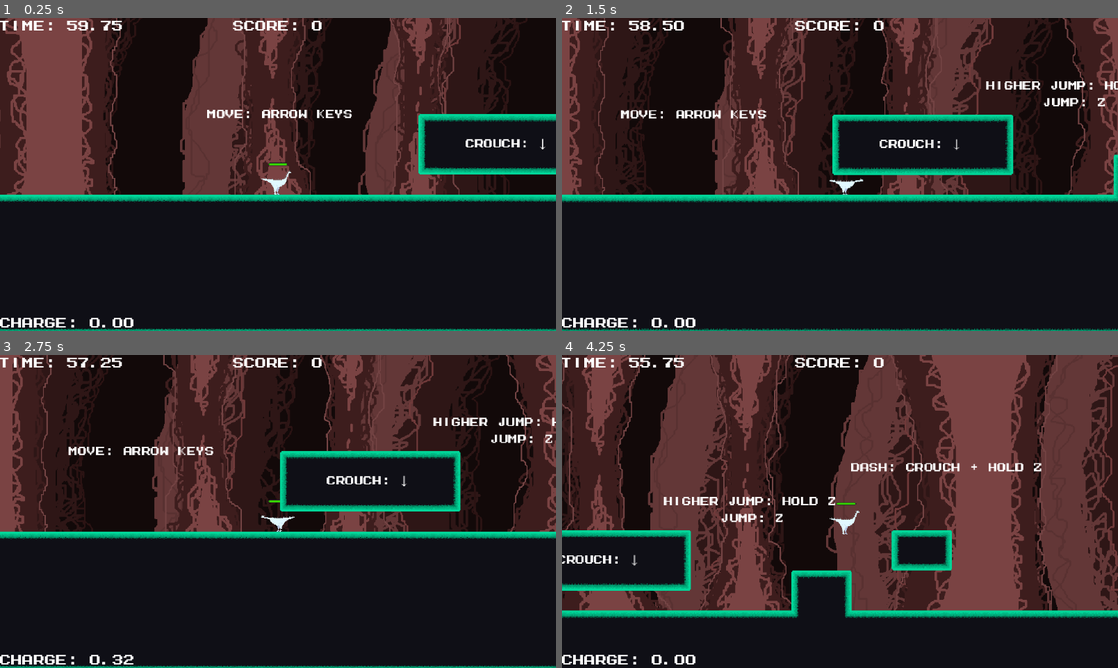
Above: before the commit, frames 1-4 (two rows, left to right).
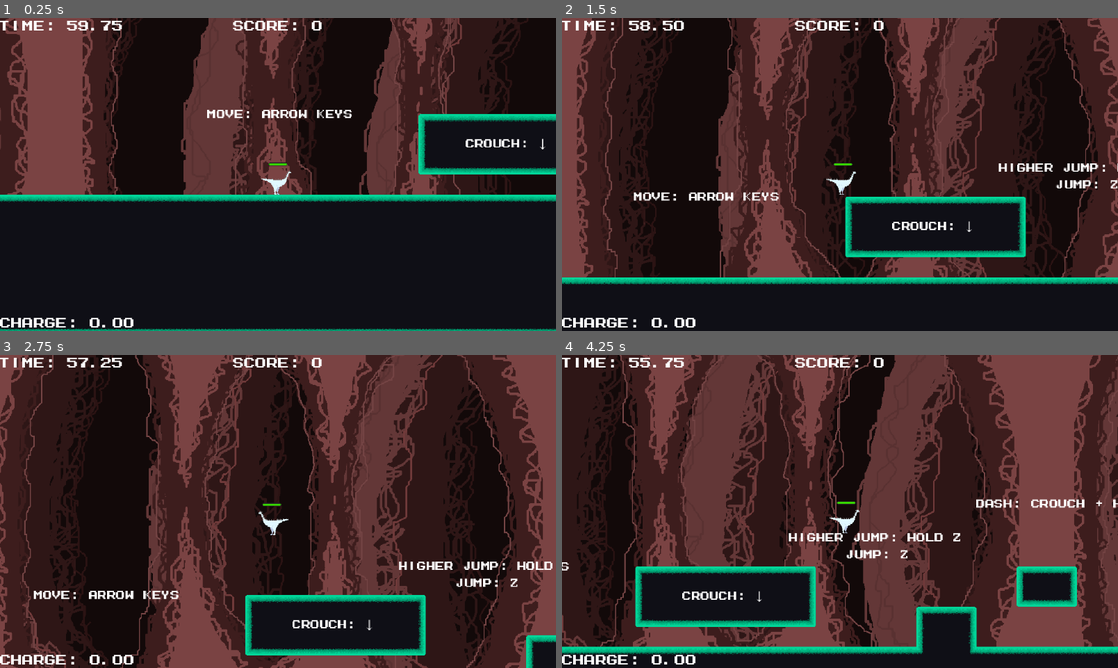
Above: after the commit, the same moments.

Repository: Kash-Duncan/Digestion_Dissonance_game
Game: Godot game, scene res://Scenes/game.tscn
Two runs of this game, one before a commit and one after it. Both use one fixed random seed, a clock stepped at 60 frames per second and the inputs below. The engine's default icon, where the game draws it, is replaced by a stand-in: a white triangle on a blue panel in a dark square.
Inputs:
- Up to frame 1 (0.25 s): no input
- Up to frame 2 (1.5 s): hold Down (Crouch) 0.53-1.28 s; hold D (Right) from 0.53 s (still down); tap Z (Jump) at 0.77, 1.07 s; tap Up (Stand) at 0.8, 1.35 s
- Up to frame 3 (2.75 s): tap Z (Jump) at 1.52, 1.55, 1.82 s; release D (Right) at 2.03 s; hold A (Left) from 2.03 s (still down); hold Z (Jump) from 2.03 s (still down); tap Down (Crouch) at 2.3 s
- Up to frame 4 (4.25 s): release A (Left) at 2.78 s; release Z (Jump) at 2.78 s; hold D (Right) from 2.78 s (still down); tap X (Attack) at 2.85 s; tap Z (Jump) at 3.02, 3.32, 3.77, 3.8, 4.07 s; tap Up (Stand) at 3.05 s; hold Down (Crouch) from 3.53 s (still down)

The runs differ from the first frame. In frame 1, 3.0% of the frame differs, in the area x 0-100%, y 0-100%; in frame 2, 38%; in frame 3, 56%; in frame 4, 65%, in the area x 0-100%, y 0-96%.

Commit message:
Stand Fixed

Diff:
--- a/Prefabs/player.tscn
+++ b/Prefabs/player.tscn
@@ -45,7 +45,7 @@
 one_shot = true
 
 [node name="Disable_Jump_Timer" type="Timer" parent="." unique_id=1473236797]
-wait_time = 0.35
+wait_time = 0.15
 one_shot = true
 
 [node name="Gravity_Cancel_timer" type="Timer" parent="." unique_id=1103346933]
--- a/Scenes/game.tscn
+++ b/Scenes/game.tscn
@@ -399,6 +399,7 @@
 sources/1 = SubResource("TileSetAtlasSource_h4fw4")
 
 [node name="game" type="Node2D" unique_id=159424010]
+position = Vector2(2, 0)
 script = ExtResource("1_3dryh")
 
 [node name="Parallax2D_Far" type="Parallax2D" parent="." unique_id=895148526]
--- a/Scripts/player.gd
+++ b/Scripts/player.gd
@@ -38,6 +38,7 @@
 
 var can_jump = true
 var is_crouching = false
+var is_jumping = false
 
 var start_position = Vector2(-607.0,-38.0)
 
@@ -47,11 +48,13 @@
 	is_crouching = false
 	Crouch_shape.disabled = true
 	Stand_shape.disabled = false
+	Disable_Jump_Timer.start()
 
 func Jump():
 	if is_crouching == false:
 		velocity.y = JUMP_VELOCITY
-	elif not Input.is_action_pressed("Crouch") and not crouch_checker.is_colliding():
+		is_jumping = true
+	elif is_crouching and not crouch_checker.is_colliding():
 		Disable_Jump_Timer.start()
 		Stand_shape.disabled = false
 		is_crouching = false
@@ -61,6 +64,7 @@
 	if velocity.y < -150 and velocity.y > -50:
 		velocity.y = 250
 		can_jump = false
+		is_jumping = false
 		jump_timer.stop()
 
 func Crouch():
@@ -95,7 +99,7 @@
 		else:
 			velocity += get_gravity() * delta
 
-	if Input.is_action_just_pressed("Stand") and not crouch_checker.is_colliding():
+	if Input.is_action_pressed("Stand") and not crouch_checker.is_colliding():
 		Stand()
 
 	if is_dashing:
@@ -122,6 +126,7 @@
 				is_charging = false
 				charge_time = 0.0
 				velocity.y = JUMP_VELOCITY
+				is_jumping = true
 				Stand()
 		if not is_charging and not is_dashing:
 			var direction := Input.get_axis("Left", "Right")
@@ -146,13 +151,13 @@
 			else:
 				$Sprite2D.texture = stand_texture
 			# Handle jump.
-			if Input.is_action_pressed("Jump") and can_jump and Disable_Jump_Timer or (Input.is_action_pressed("Stand") and is_crouching == false) and can_jump == true and Disable_Jump_Timer:
+			if Input.is_action_pressed("Jump") and can_jump or (Input.is_action_pressed("Stand") and is_crouching == false) and can_jump == true:
 				if Disable_Jump_Timer.is_stopped():
 					if jump_timer.is_stopped():
 						jump_timer.start()
 					Jump()
 			#Handle Jump Cut
-			if Input.is_action_just_released("Jump") or Input.is_action_just_released("Stand"):
+			if Input.is_action_just_released("Jump") and is_jumping or Input.is_action_just_released("Stand") and is_jumping:
 				Jump_cut()
 
 	if is_on_floor():
@@ -166,7 +171,7 @@
 
 	if Input.is_action_pressed("Digest"):
 		digest()
-
+	print("Time Remainging: ", snapped(Disable_Jump_Timer.time_left, 0.01))
 	move_and_slide()
 
 func start_dash():
@@ -174,11 +179,10 @@
 	is_dashing = true
 	dash_timer = DASH_duration
 	var input_d = Input.get_axis("Left","Right")
-	if input_d != 0:
+	if input_d == 0:
 		dash_dir = Vector2(input_d, 0).normalized()
-	else:
-		#RIGHT means default dashing will be right
-		dash_dir = Vector2.UP
+	elif input_d < 0:
+		dash_dir = Vector2(input_d, 0).normalized()
 	if input_d > 0:
 		$Sprite2D.flip_h = false
 		$Marker2D.scale.x = 1
